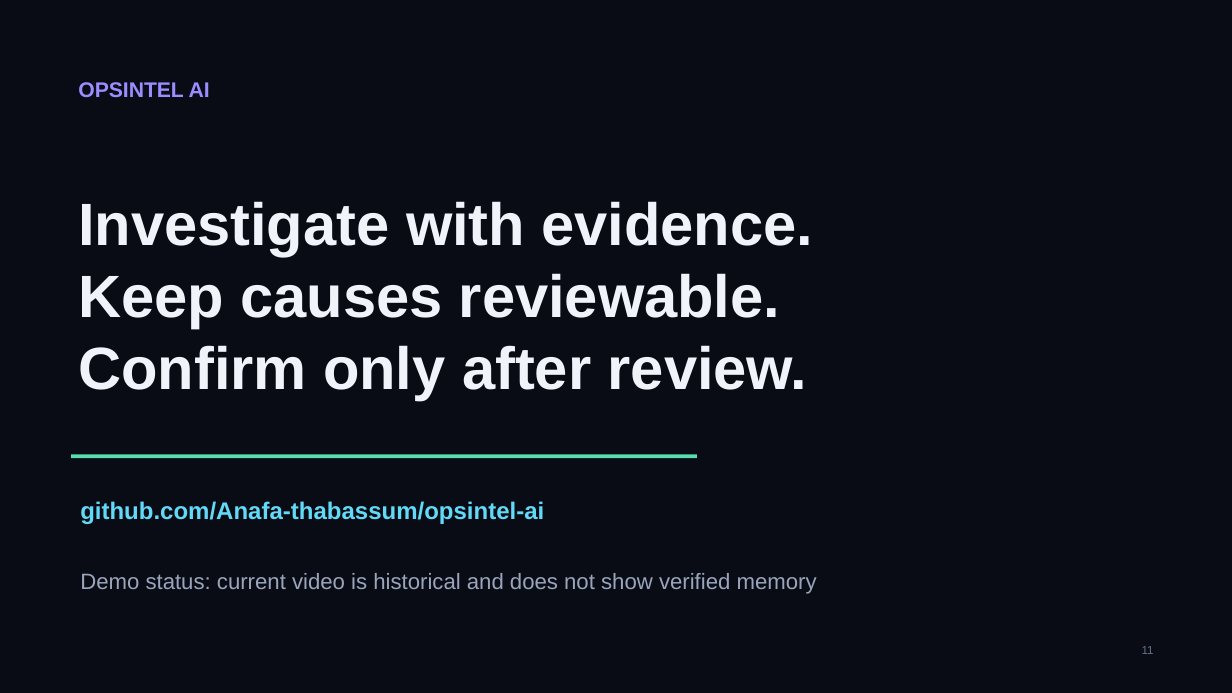
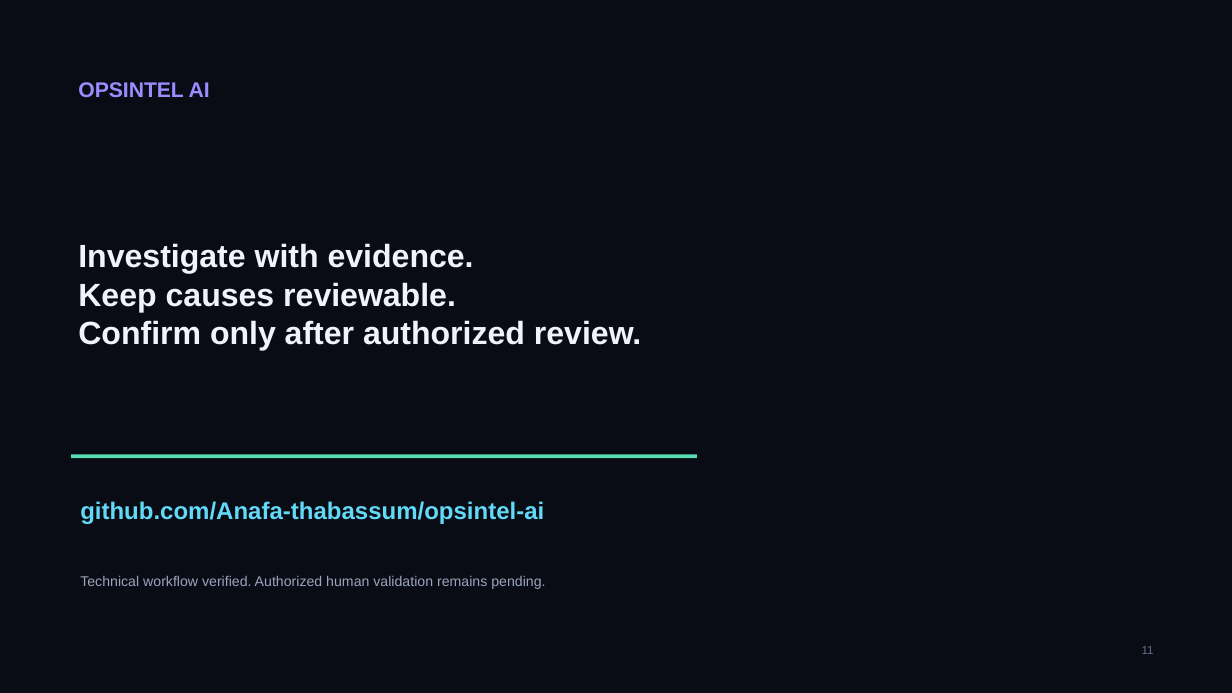
Before and after one commit to Anafa-thabassum/opsintel-ai, a slide deck: slide 11 of submission/opsintel-ai-pitch-deck.pptx. Drawn at 1232x693 pixels with LibreOffice and Linux fonts; fonts in the diff are those of the drawing. Boxes give left, top, right and bottom in pixels: in the first picture for what was removed or moved away, otherwise in the second. Text is boxed around its words. In the diff, an @@ line names an element or a change of style, - is before the commit and + after.

```diff
--- a/submission/opsintel-ai-pitch-deck.pptx
+++ b/submission/opsintel-ai-pitch-deck.pptx
@@ text at (78, 243, 474, 312): size 46.5 to 25 pt in "Investigate with evidence.", "Keep causes reviewable." @@
@@ text at (78, 320, 641, 351): text changed; size 46.5 to 25 pt @@
-Confirm only after review.
+Confirm only after authorized review.
@@ text at (80, 576, 545, 589): text changed; size 17.2 to 11 pt @@
-Demo status: current video is historical and does not show verified memory
+Technical workflow verified. Authorized human validation remains pending.
```
Also in this commit, not shown: 1 other slide changed, 1 other file.
